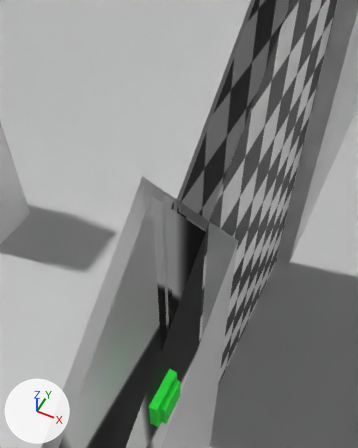
A saved change to the glTF model games/silvershottools/environment_testbed/assets/testbed_map_a.glb.
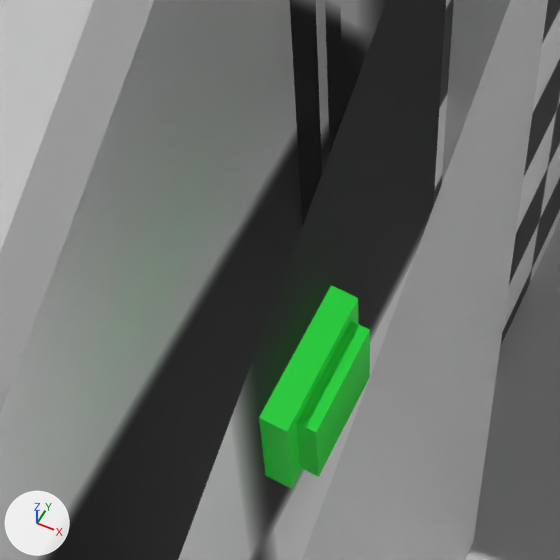
Old and new are each drawn from a 50 mm camera at (16.082, -2.093, 3.898) aimed at (15.446, -0.82, 2.307) and again close up on the part from 21% to 66% of the width and 64% to 100% of the height. Every picture has the same lights, and +X, +Y and +Z are marked at lower left. The older version's two pictures come first. Everything nearer to the camera than a plane just in front of the edit is cut away. Where no turn or scale is listed for an object, it has been applied to the vertices.

Objects in the first close-up: 'COLL_BOX_floor', 'COLL_BOX_wall.005', 'SW_room', 'door_a', 'map_static'.
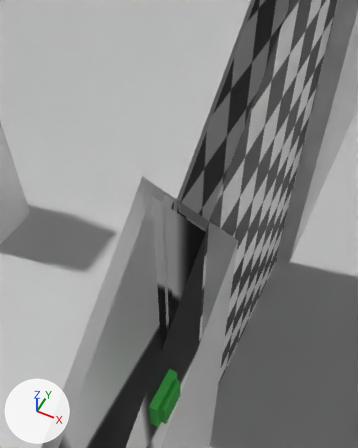
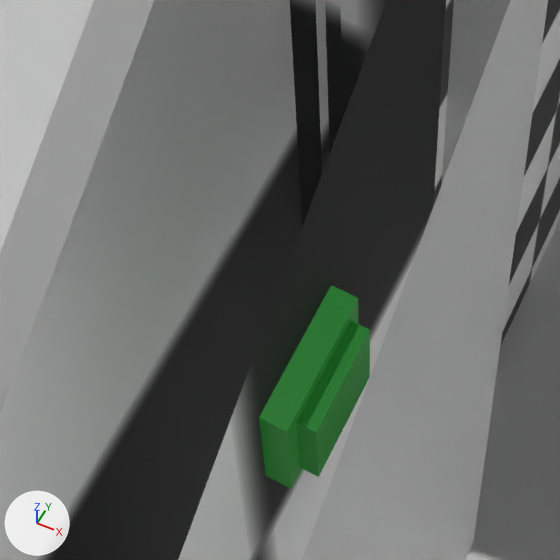
Changed parts and their boxes [x1, y1, x2, y2] in the close-ups (560 x 560 px):
'SW_room', recoloured (green to dark green): [259, 285, 370, 489] in both

Diff of the bpy script that builds the scene:
```diff
--- a/games/silvershottools/environment_testbed/assets/testbed_map_a.glb.py
+++ b/games/silvershottools/environment_testbed/assets/testbed_map_a.glb.py
@@ mat_material_005 @@
 mat_material_005 = principled_material('Material.005')
-mat_material_005.base_color = (0.0, 0.8, 0.0358)  # green #00e735
+mat_material_005.base_color = (0.0, 0.157, 0.00994)  # dark green #006e19
 mat_material_005.emission_color = (0.00452, 0.0527, 0.0063)  # dark green #0e4113
```
